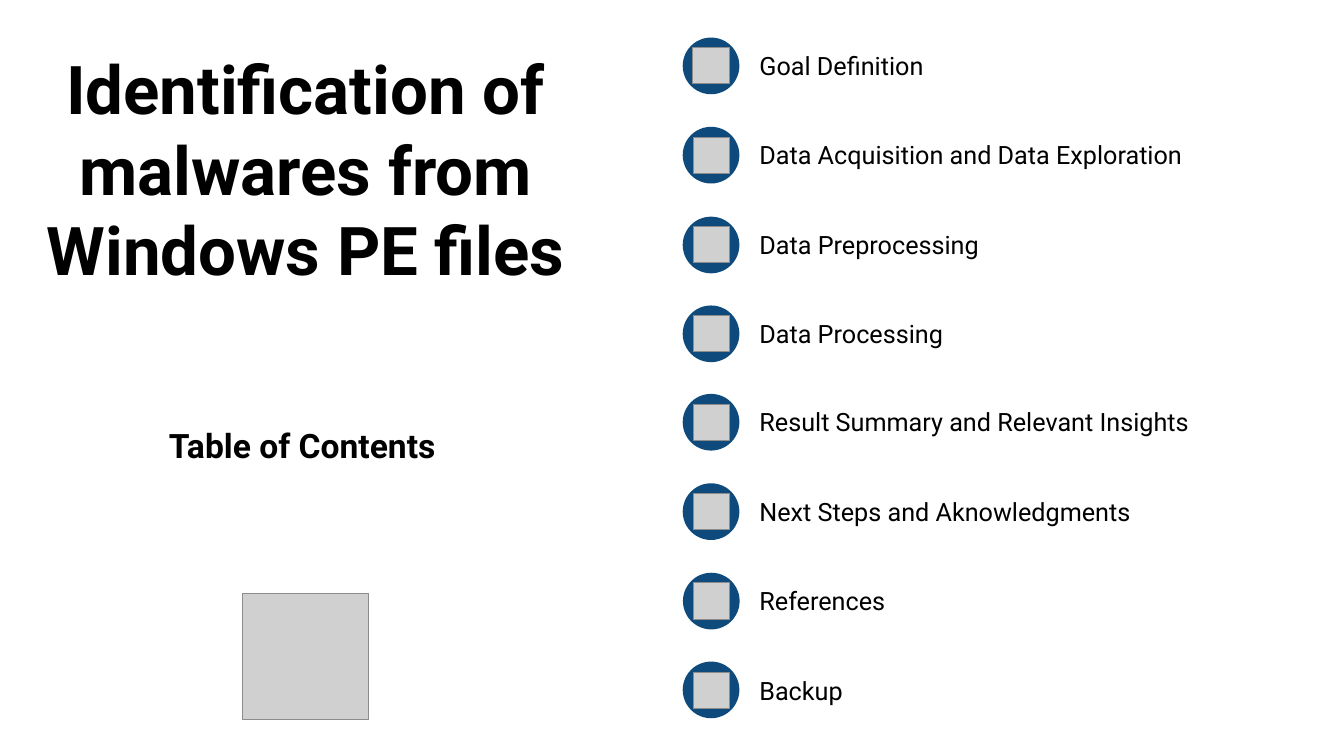
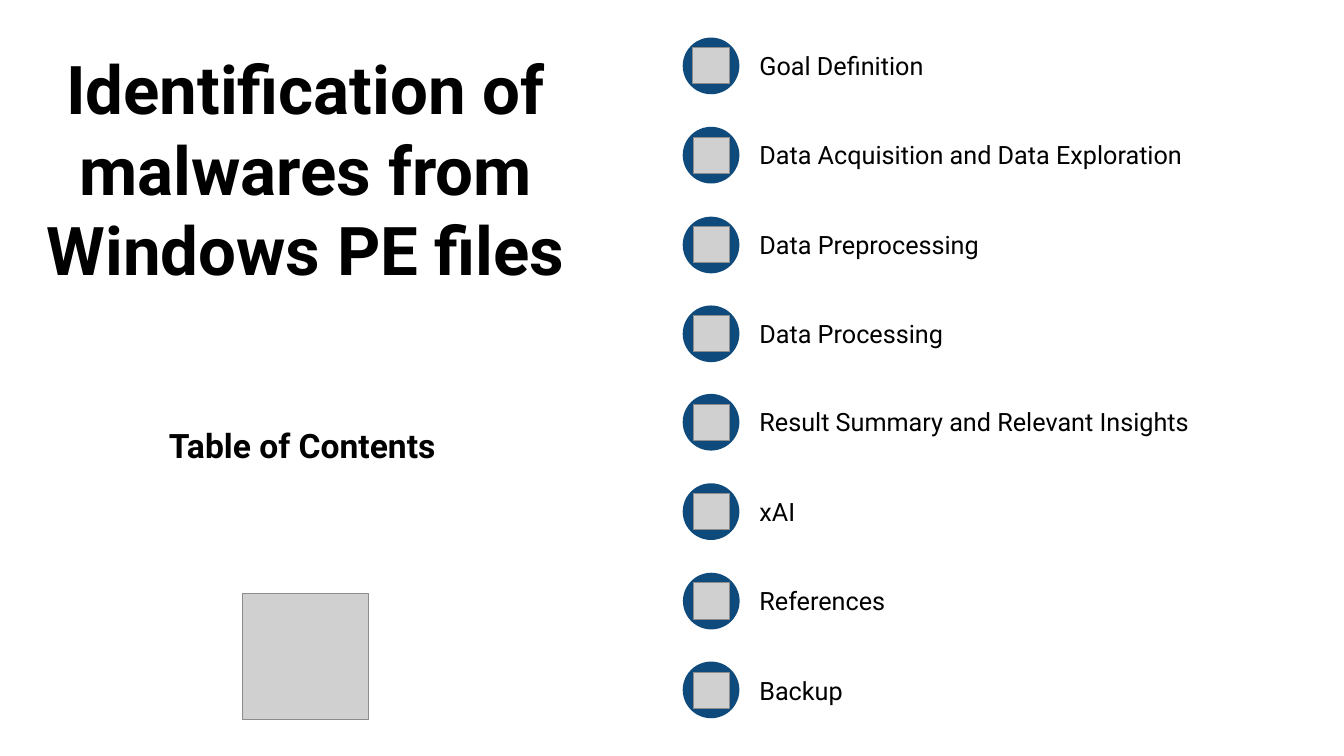
Before and after one commit to LombardiGiacomo/AI_Project_24-25, a slide deck: slide 2 of Slides.pptx. Drawn at 1344x756 pixels with LibreOffice and Linux fonts; fonts in the diff are those of the drawing; grey boxes stand for pictures. Boxes give left, top, right and bottom in pixels: in the first picture for what was removed or moved away, otherwise in the second. Text is boxed around its words. In the diff, an @@ line names an element or a change of style, - is before the commit and + after.

```diff
--- a/Slides.pptx
+++ b/Slides.pptx
@@ text removed at box(759, 502, 1131, 527) @@
-Next Steps and Aknowledgments
@@ text added at box(759, 503, 795, 521), 18 pt, text #000000 @@
+xAI
```
Also in this commit, not shown: 1 other slide changed, 21 slides added, 3 other files.
